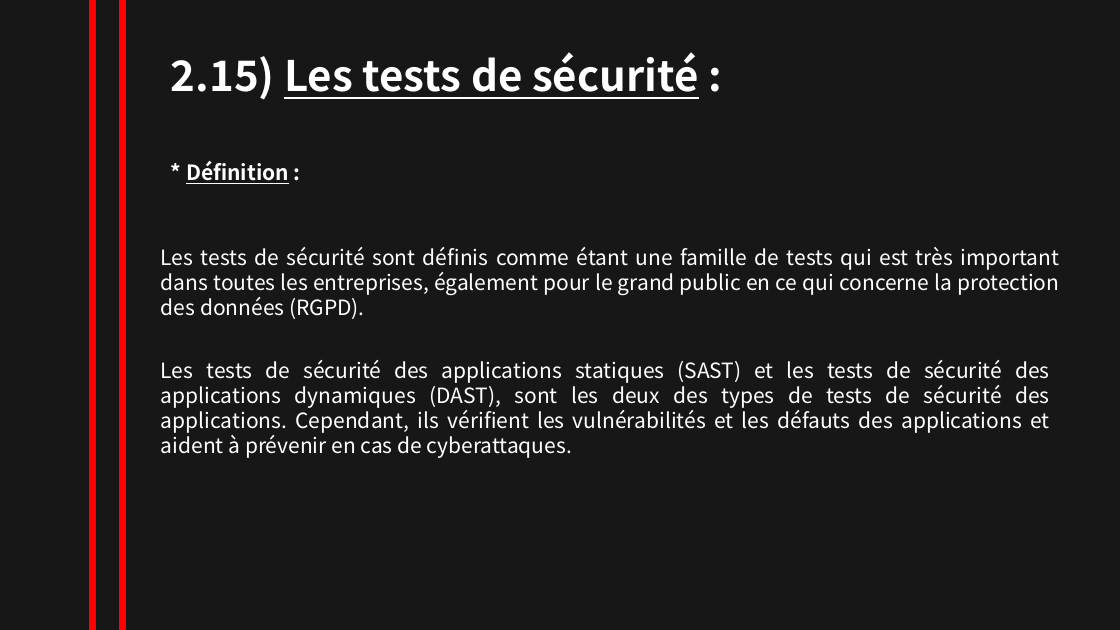
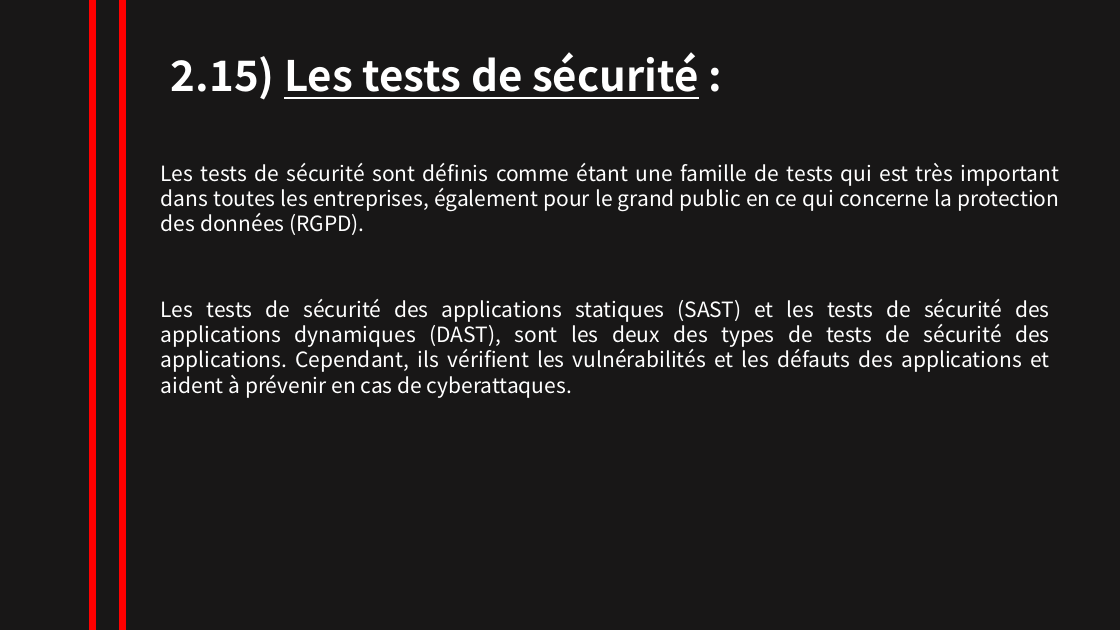
Before and after one commit to NesrineZitouni11/nesrine_zitouni, a slide deck: slide 26 of TRAVAUX/powerpointRevisionISTQB.pptx. Drawn at 1120x630 pixels with LibreOffice and Linux fonts; fonts in the diff are those of the drawing. Boxes give left, top, right and bottom in pixels: in the first picture for what was removed or moved away, otherwise in the second. Text is boxed around its words. In the diff, an @@ line names an element or a change of style, - is before the commit and + after.

```diff
--- a/TRAVAUX/powerpointRevisionISTQB.pptx
+++ b/TRAVAUX/powerpointRevisionISTQB.pptx
@@ text "Les tests de sécurité sont ...": place and size @@
-text "Les tests de sécurité sont ..." at (161,247,1059,319)
+text "Les tests de sécurité sont ..." at (161,163,1059,235)
@@ text removed at (186,161,289,184) @@
-* Définition :
@@ text "Les tests de sécurité des ...": place and size @@
-text "Les tests de sécurité des ..." at (161,360,1049,458)
+text "Les tests de sécurité des ..." at (161,299,1049,398)
```
Also in this commit, not shown: 11 other slides changed, 6 slides added, 1 slide removed.
